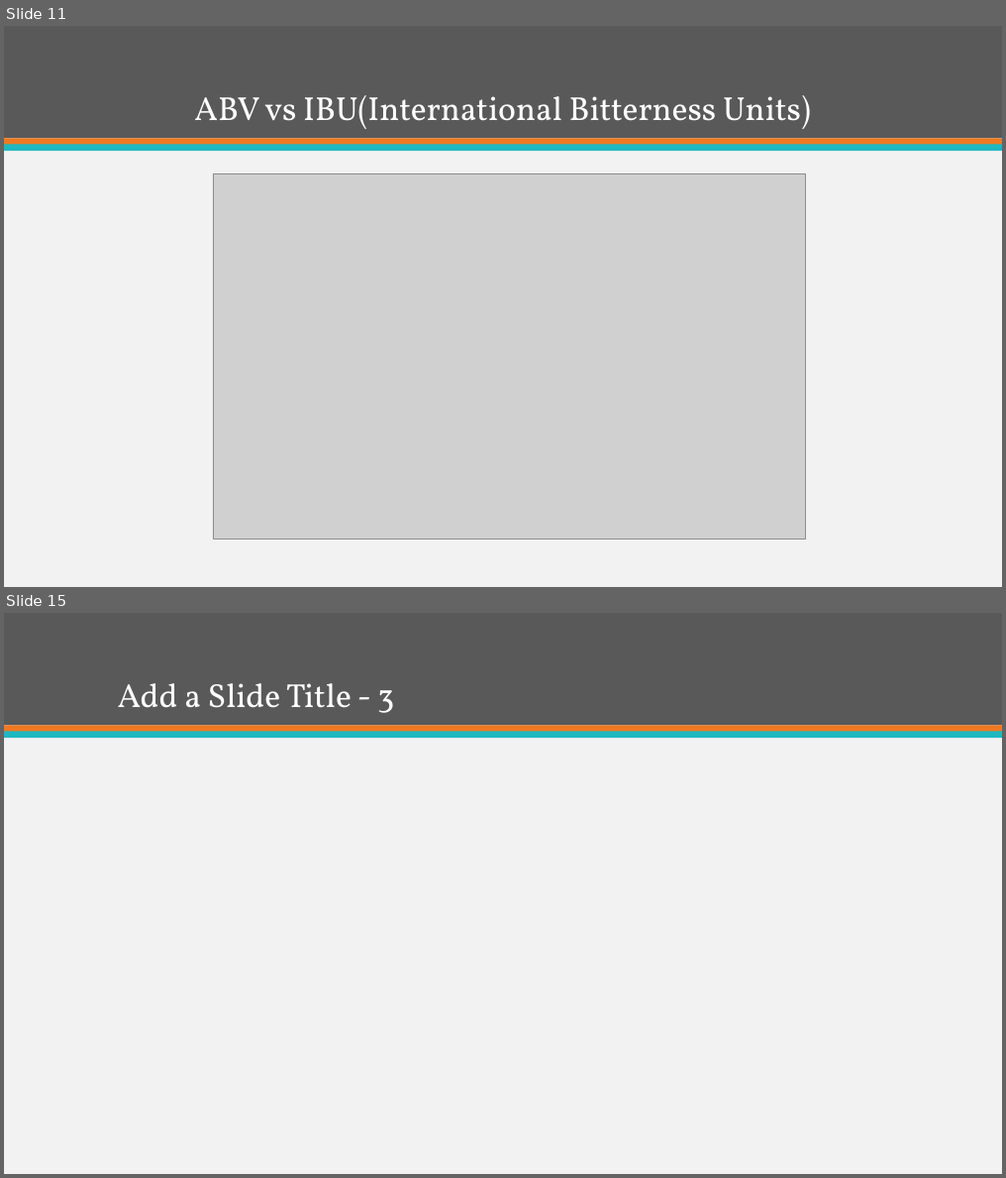
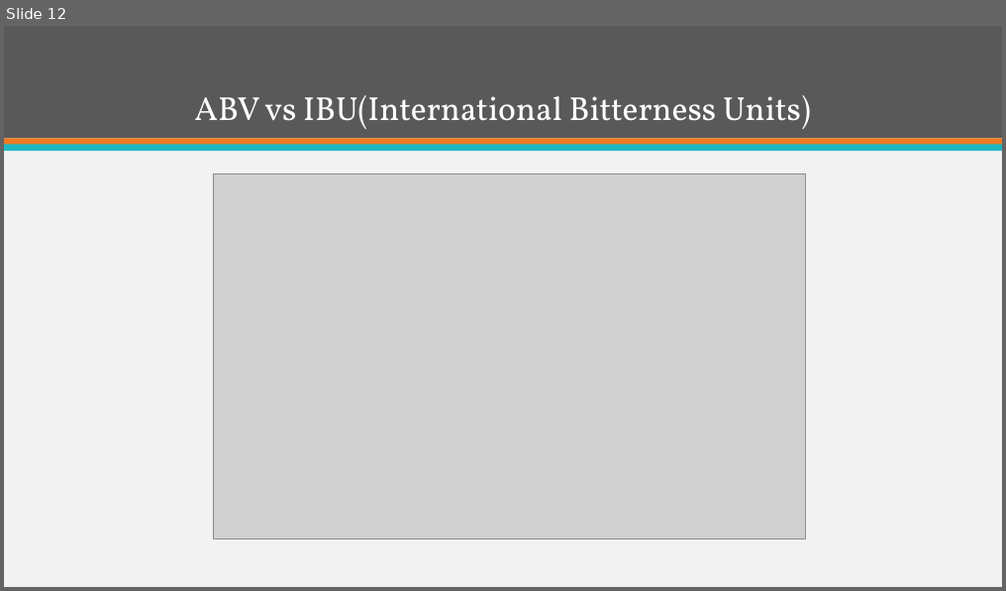
Before and after one commit to ItsGreyedOut/Brewery-Startup, a slide deck: presentation.pptx. Shown one above the other, each under a label of ours: slides 11 and 15 before the commit, slide 12 after it; the slides between them are not shown. The pictures are 1006x1178 and 1006x591 pixels, drawn with LibreOffice and Linux fonts; fonts in the diff are those of the drawing; grey boxes stand for pictures. Boxes give left, top, right and bottom in pixels: in the first picture for what was removed or moved away, otherwise in the second. Text is boxed around its words. In the diff, an @@ line names an element or a change of style, - is before the commit and + after.

```diff
--- a/presentation.pptx
+++ b/presentation.pptx
@@ slide 15 removed at box(4, 613, 1002, 1174), background #F2F2F2; not listed: 3 template elements that a slide beside it also shows @@
@@ title removed at box(118, 683, 394, 713) @@
-Add a Slide Title - 3
@@ what was slide 11 is now slide 12 @@
```
Also in this commit, not shown: 2 slides changed, 4 slides added, 4 other slides removed.
